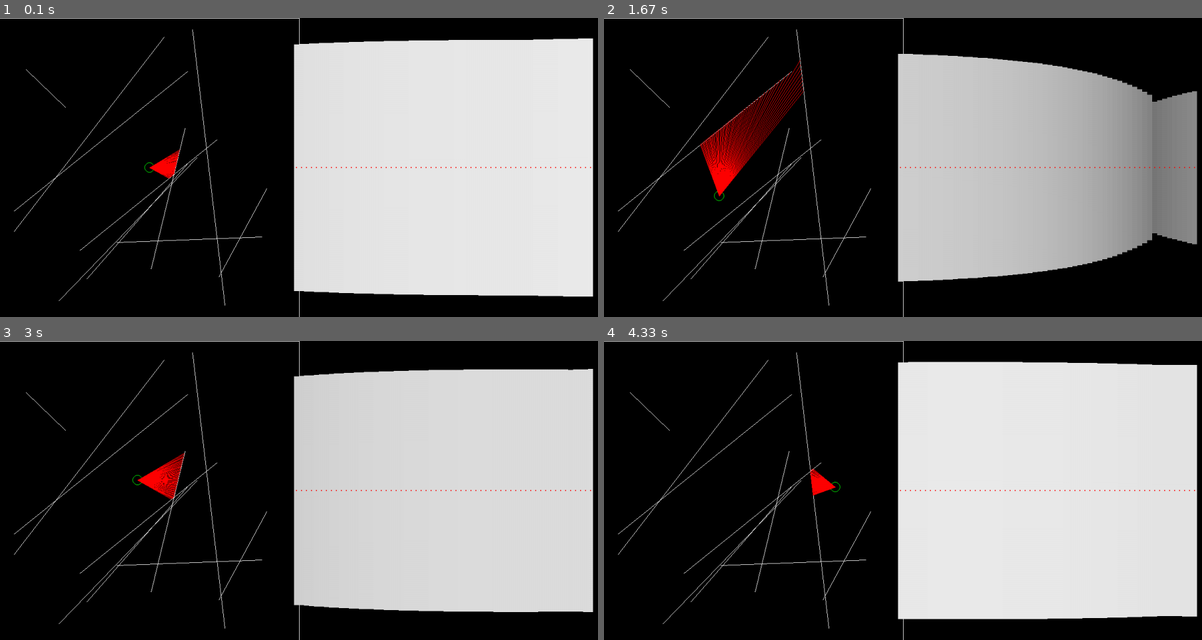
Above: before the commit, frames 1-4 (two rows, left to right).
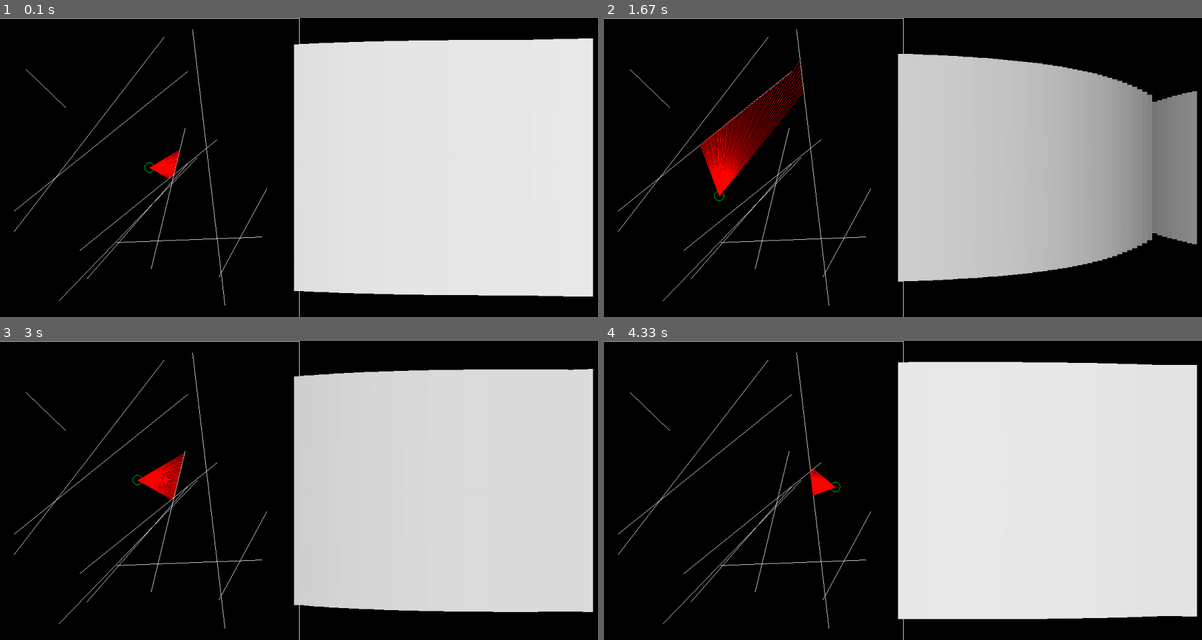
Above: after the commit, the same moments.

Repository: 21fernando/Pygames
Game: pygame game, started from RenderingRaycasting.py
Same seed, same stepped clock (60 frames per second), same inputs: the game is played once before the commit and once after it.
Inputs:
- Up to frame 1 (0.1 s): no input
- Up to frame 2 (1.67 s): hold Right 0.33-0.8 s; hold Up 0.83-1.13 s; hold Right 1.17-1.63 s
- Up to frame 3 (3 s): hold Left 1.67-2.2 s; hold Down 2.23-2.53 s; hold Left 2.57-2.97 s
- Up to frame 4 (4.33 s): hold Up 3-3.37 s; hold Right 3.4-4.03 s; hold Down from 4.07 s (still down)

The runs differ from the first frame. In frame 1, less than 0.1% of the frame differs, in the area x 49-99%, y 49-51%; in frame 2, less than 0.1%; in frame 3, less than 0.1%; in frame 4, less than 0.1%.

Commit message:
Raycasting is now rendered but better

Diff:
--- a/RenderingRaycasting.py
+++ b/RenderingRaycasting.py
@@ -123,6 +123,28 @@
 
 def mapVal(val, oldMin, oldMax, newMin, newMax):
     return ((val - oldMin) / (oldMax - oldMin)) * (newMax - newMin) + newMin
+
+
+def dist(p1: pygame.math.Vector2, p2: pygame.math.Vector2):
+    return math.sqrt(math.pow((p2.x-p1.x),2) - math.pow((p2.y-p1.y),2) )
+
+
+def lawOfCosines( C, a, b):
+    return math.sqrt(math.pow(a,2) + math.pow(b,2) - 2*a*b*math.cos(math.radians(C)))
+
+'''
+def drawGradientPoly(tl: tuple, tr: tuple, bl: tuple , br: tuple, maxrgb: tuple, minrgb:tuple):
+    num = tr[0] - tl[0]
+    diff = ((maxrgb[0]-minrgb[0])/num,(maxrgb[1]-minrgb[1])/num,(maxrgb[2]-minrgb[2])/num )
+    leftLength = abs(tl[1]-bl[1])
+    rightLength = abs(tr[1]-br[1])
+    growing = ( rightLength > leftLength)
+    prevcolor = minrgb if growing else maxrgb
+    for i in range(int(num)):
+        ydiff  = (tl[1]-tr[1])/num
+        color = tuple(map(lambda i, j: i + j, prevcolor, diff)) if growing else tuple(map(lambda i, j: i - j, prevcolor, diff))
+        pygame.draw.line(screen, color, (tl[0] + i, tl[1]-i*ydiff), (bl[0] + i, bl[1]+i*ydiff) )
+        prevcolor = color'''
 
 
 def main():
@@ -143,7 +165,6 @@
         for event in pygame.event.get():
             if event.type == pygame.QUIT:
                 running = False
-                #pygame.display.quit()
                 break
             if event.type == pygame.KEYDOWN:
                 if event.key == pygame.K_RIGHT:
@@ -168,14 +189,38 @@
         a.show()
         a.showRays()
         rectLength = Screen_Length / a.fov
+        '''critP = []
+        for i in range(len(a.lengths)):
+            if(i == 0 or i == len(a.lengths)-1): critP.append((a.lengths[i], i))
+            else:
+                prod1 = a.lengths[i+1]*lawOfCosines(1, a.lengths[i-1], a.lengths[i])
+                prod2 = a.lengths[i-1]*lawOfCosines(1, a.lengths[i+1], a.lengths[i])
+                if(abs(prod1-prod2)>1):
+                    critP.append((a.lengths[i], i))
+        for point in critP:
+            pygame.draw.line(screen,(255,0,0), (Screen_Length+point[1]*rectLength, 0 ), (Screen_Length+point[1]*rectLength, Screen_Height ))'''
         for i in range(len(a.lengths)):
             r = pygame.Rect(0, 0, 0, 0)
-            r.height = mapVal(a.lengths[i]*2, 0, Screen_Length*2, Screen_Height - 40, 0)
+            r.height = mapVal(a.lengths[i], 0, Screen_Length, Screen_Height - 40, 0)
             r.width = rectLength
             r.center = (Screen_Length + (i * rectLength) - (rectLength / 2), Screen_Height // 2)
-            color = (mapVal(a.lengths[i], 0 , Screen_Height, 255,0), mapVal(a.lengths[i], 0 , Screen_Height, 255,0),mapVal(a.lengths[i], 0 , Screen_Height, 255,0))
+            val = mapVal(a.lengths[i], 0 , Screen_Height, 255,0)
+            color = (val,val,val)
             pygame.draw.rect(screen, color, r)
-            pygame.draw.circle(screen, (255, 0, 0), (int(Screen_Length + (i * rectLength) - (rectLength / 2)), Screen_Height // 2), 1, 1)
+            '''
+            for i in range(1, len(critP)):
+                topLeft = (Screen_Length+critP[i-1][1]*rectLength, Screen_Height//2 - mapVal(a.lengths[i-1]*2, 0, Screen_Length*2, Screen_Height - 40, 0)//2)
+                bottomLeft = (Screen_Length+critP[i-1][1]*rectLength, Screen_Height//2 + mapVal(a.lengths[i-1]*2, 0, Screen_Length*2, Screen_Height - 40, 0)//2)
+                topRight = (Screen_Length+critP[i][1]*rectLength, Screen_Height//2 - mapVal(a.lengths[i]*2, 0, Screen_Length*2, Screen_Height - 40, 0)//2)
+                bottomRight = (Screen_Length+critP[i][1] * rectLength,Screen_Height // 2 + mapVal(a.lengths[i] * 2, 0, Screen_Length * 2, Screen_Height - 40,0) // 2)
+                val1 = mapVal(a.lengths[i-1], 0, Screen_Height, 255, 0)
+                val2 = mapVal(a.lengths[i], 0 , Screen_Height, 255,0)
+                if(val1>val2):
+                    #drawGradientPoly(topLeft, topRight, bottomLeft, bottomRight, (val1,val1,val1),(val2,val2,val2))
+                    pygame.draw.polygon(screen, (val1,val1,val1) , [topLeft, topRight, bottomRight, bottomLeft])
+                else:
+                    #drawGradientPoly(topLeft, topRight, bottomLeft, bottomRight, (val2,val2,val2), (val1,val1,val1))
+                    pygame.draw.polygon(screen, (val2, val2, val2), [topLeft, topRight, bottomRight, bottomLeft])'''
 
     pygame.quit()
 
--- /dev/null
+++ b/Test.py
@@ -0,0 +1,45 @@
+import pygame, math, random, matplotlib, gym, time
+
+__author__ = "21fernando"
+# initialize py game module
+pygame.init()
+
+# create the screen
+Screen_Length = 600
+Screen_Height = 600
+screen = pygame.display.set_mode((Screen_Length, Screen_Height))
+pygame.display.set_caption("TEST")
+
+def drawGradientPoly(tl: tuple, tr: tuple, bl: tuple , br: tuple, maxrgb: tuple, minrgb:tuple):
+    num = tr[0] - tl[0]
+    diff = ((maxrgb[0]-minrgb[0])/num,(maxrgb[1]-minrgb[1])/num,(maxrgb[2]-minrgb[2])/num )
+    leftLength = abs(tl[1]-bl[1])
+    rightLength = abs(tr[1]-br[1])
+    growing = ( rightLength > leftLength)
+    prevcolor = minrgb if growing else maxrgb
+    for i in range(num):
+        ydiff  = (tl[1]-tr[1])/num
+        color = tuple(map(lambda i, j: i + j, prevcolor, diff)) if growing else tuple(map(lambda i, j: i - j, prevcolor, diff))
+        pygame.draw.line(screen, color, (tl[0] + i, tl[1]-i*ydiff), (bl[0] + i, bl[1]+i*ydiff) )
+        prevcolor = color
+def main():
+    running = True
+    while running:
+        pygame.display.update()
+        for event in pygame.event.get():
+            if event.type == pygame.QUIT:
+                running = False
+        points = [(100,100),(100,200),(200,250), (200,50)]
+        '''for i in range(100):
+            pygame.draw.line(screen, (255-2*i,255-2*i,255-2*i), (100+i, 100-i), (100+i, 200+i))'''
+        #drawGradientPoly((100,50), (200,100), (100,250), (200, 200), (255,255,255), (0,0,0))
+        tl = (100,50)
+        bl = (100,250)
+        tr = (200,100)
+        br = (200, 200)
+        pygame.draw.polygon(screen,(255,255,255), [tl, tr, br, bl] )
+    pygame.quit()
+
+
+if __name__ == "__main__":
+    main()
